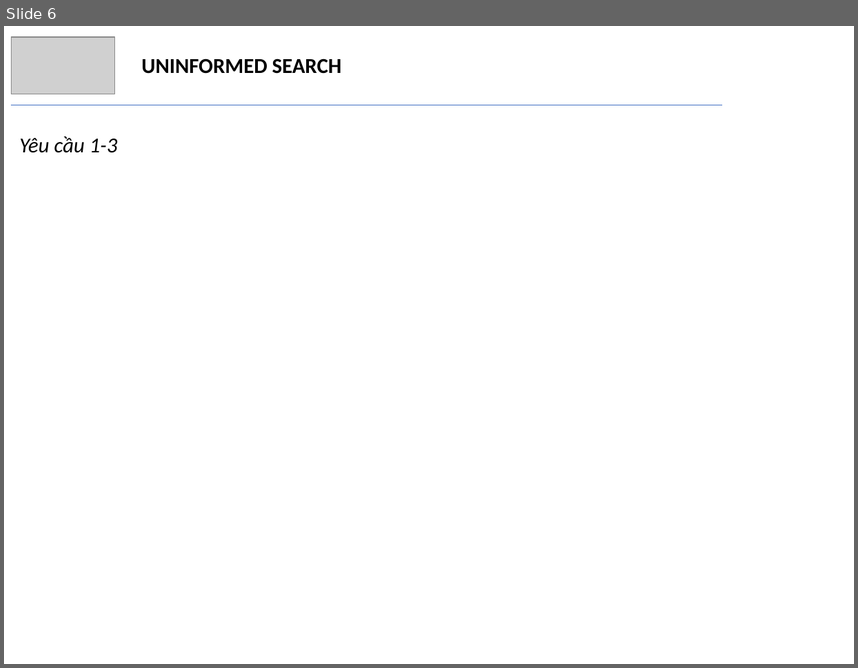
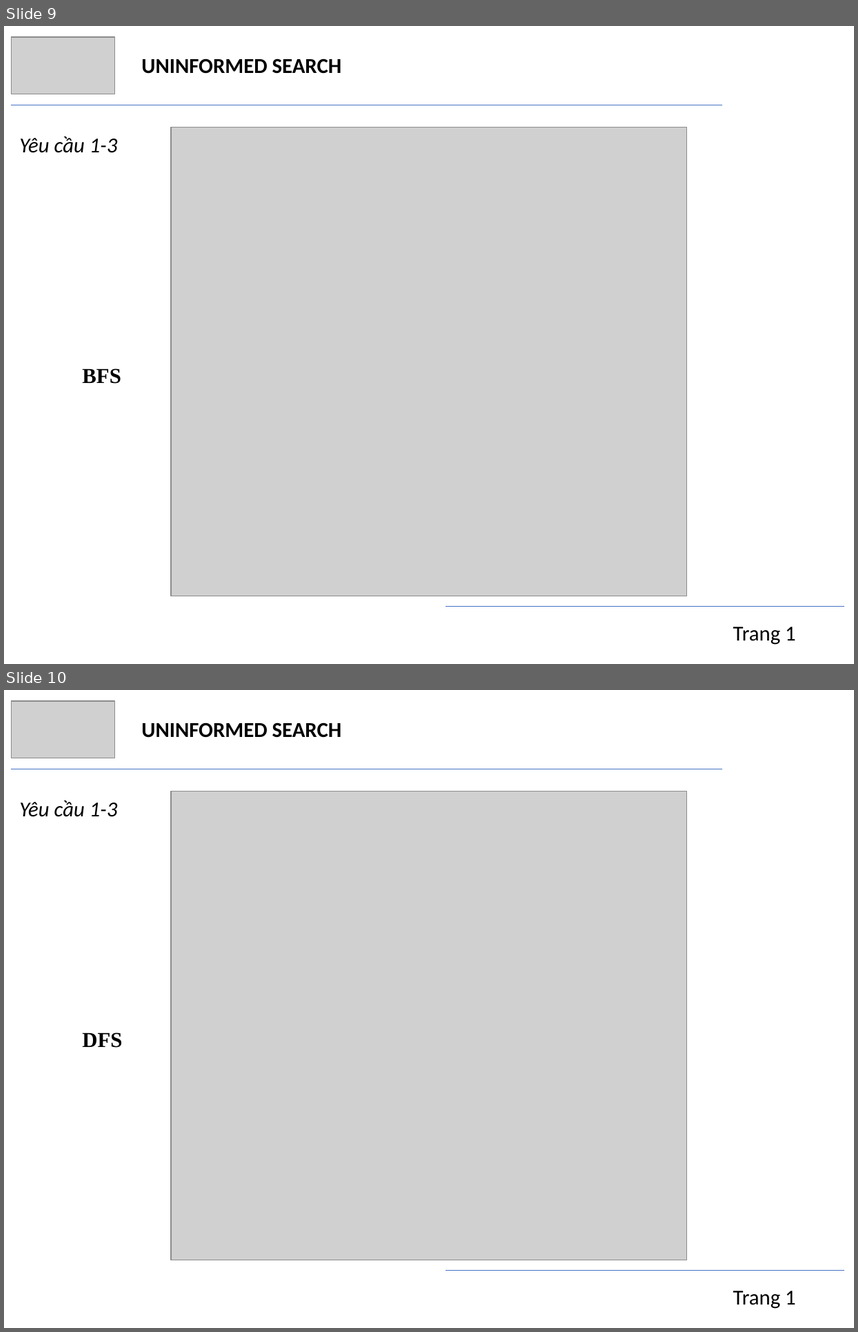
Before and after one commit to trngbro/AI, a slide deck: present/presentation.pptx. Shown one above the other, each under a label of ours: slide 6 before the commit, slides 9 and 10 after it. The pictures are 858x668 and 858x1332 pixels, drawn with LibreOffice and Linux fonts; fonts in the diff are those of the drawing; grey boxes stand for pictures. Boxes give left, top, right and bottom in pixels: in the first picture for what was removed or moved away, otherwise in the second. Text is boxed around its words. In the diff, an @@ line names an element or a change of style, - is before the commit and + after.

```diff
--- a/present/presentation.pptx
+++ b/present/presentation.pptx
@@ slide 10 added at [4,690,854,1328], background #FFFFFF @@
@@ picture added at [11,701,114,758] @@
@@ text added at [141,722,342,738], 18 pt, text #000000, bold @@
+UNINFORMED SEARCH
@@ line added from (11, 769) to (722, 769), #4472C4 0.5 pt @@
@@ picture added at [172,791,688,1259] @@
@@ text added at [19,800,118,817], 18 pt, text #000000, italic @@
+Yêu cầu 1-3
@@ text added at [82,1032,122,1047], 18 pt, text #000000, bold @@
+DFS
@@ line added from (446, 1270) to (844, 1270), #4472C4 0.5 pt @@
@@ text added at [733,1290,796,1308], 18 pt, text #000000 @@
+Trang 1
@@ what was slide 6 is now slide 9 @@
@@ slide 9 changed as well @@
@@ picture added at [172,127,688,595] @@
@@ text added at [82,368,121,383], 18 pt, text #000000, bold @@
+BFS
@@ line added from (446, 606) to (844, 606), #4472C4 0.5 pt @@
@@ text added at [733,626,796,644], 18 pt, text #000000 @@
+Trang 1
```
Also in this commit, not shown: 20 other slides changed, 3 other slides added, 4 other files.
